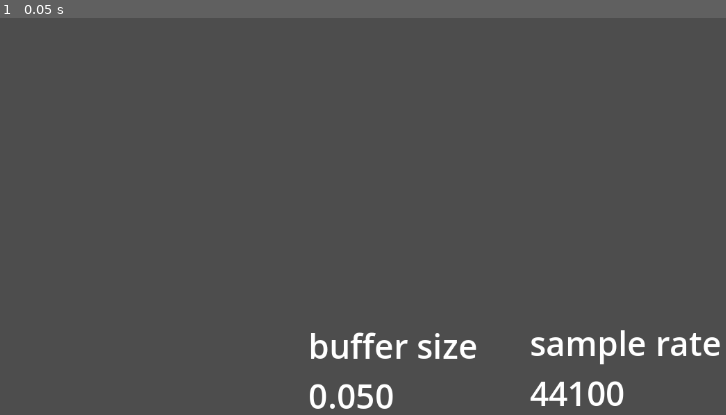
Above: before the commit, frame 1.
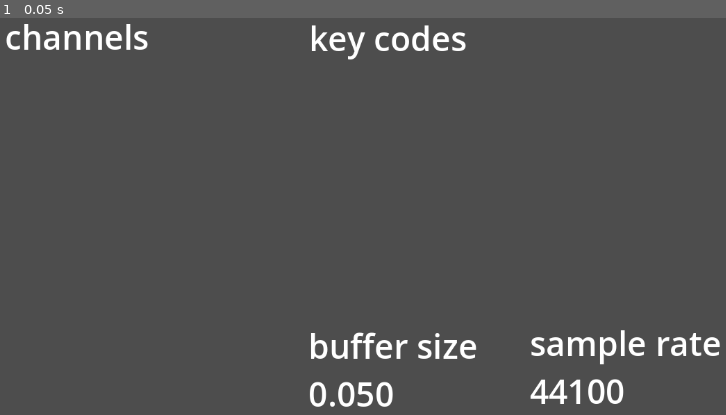
Above: after the commit, the same moment.

Repository: langel/godot-synth
Game: Godot game, scene res://main.tscn
Two runs of this game, one before a commit and one after it. Both use one fixed random seed, a clock stepped at 60 frames per second and the inputs below.
Inputs:
- Up to frame 1 (0.05 s): no input

The runs differ from the first frame. In frame 1, 1.6% of the frame differs, in the area x 0-86%, y 1-99%.

Commit message:
better labels

Diff:
--- a/channel.gd
+++ b/channel.gd
@@ -6,9 +6,12 @@
 var phase = 0.0
 var sample = 0.0
 
-func turn_on(pitch:float):
+func turn_on(key_code):
 	enabled = true
-	frequency = 420.0 - pitch * 3.33
+	if key_code > 100:
+		frequency = float(key_code) * 0.5
+	else:
+		frequency = 420.0 - float(key_code) * 3.33
 	increment = frequency / global.sample_rate
 
 func turn_off():
--- a/key_info.gd
+++ b/key_info.gd
@@ -7,7 +7,7 @@
 func _process(delta: float) -> void:
 	var _dumb = delta
 	newline = false
-	out = ''
+	out = 'key codes\n'
 	j = 0
 	for i in range(global.keys.size()):
 		if global.keys[i] > 0:
--- a/labels.gd
+++ b/labels.gd
@@ -11,8 +11,8 @@
 func _process(_delta):
 	buffer_size.text = "buffer size\n%.3f" % global.buffer_size
 	sample_rate.text = "sample rate\n" + str(global.sample_rate)
-	note_values1.text = ''
-	note_values2.text = ''
+	note_values1.text = 'channels\n'
+	note_values2.text = '\n'
 	for i in range(global.channel_max):
 		if (i % 2) == 0:
 			if main.channels[i].enabled:
--- a/theme.tres
+++ b/theme.tres
@@ -2,4 +2,4 @@
 
 [resource]
 default_font_size = 48
-Label/constants/line_spacing = 5
+Label/constants/line_spacing = 2
